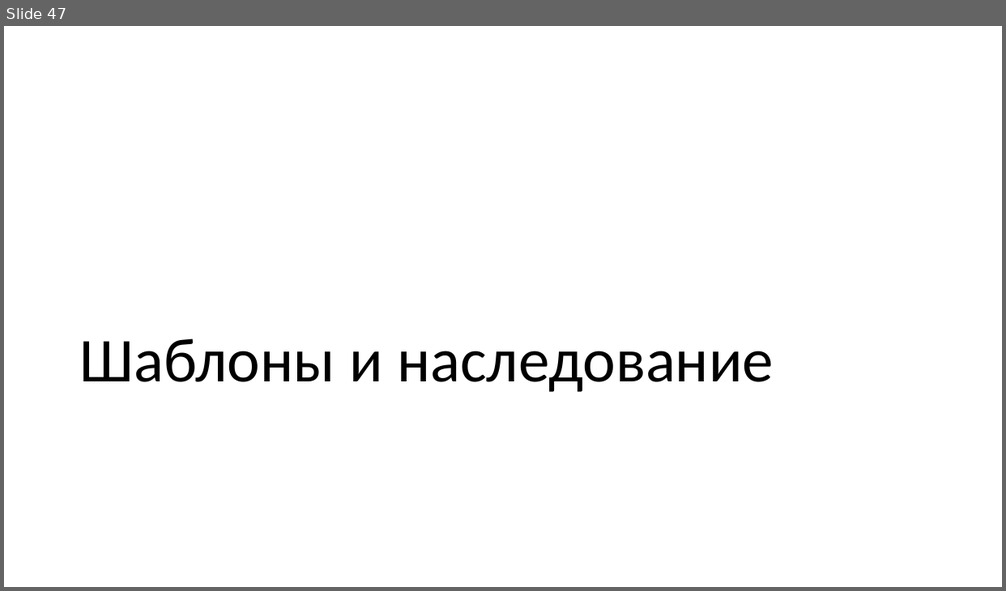
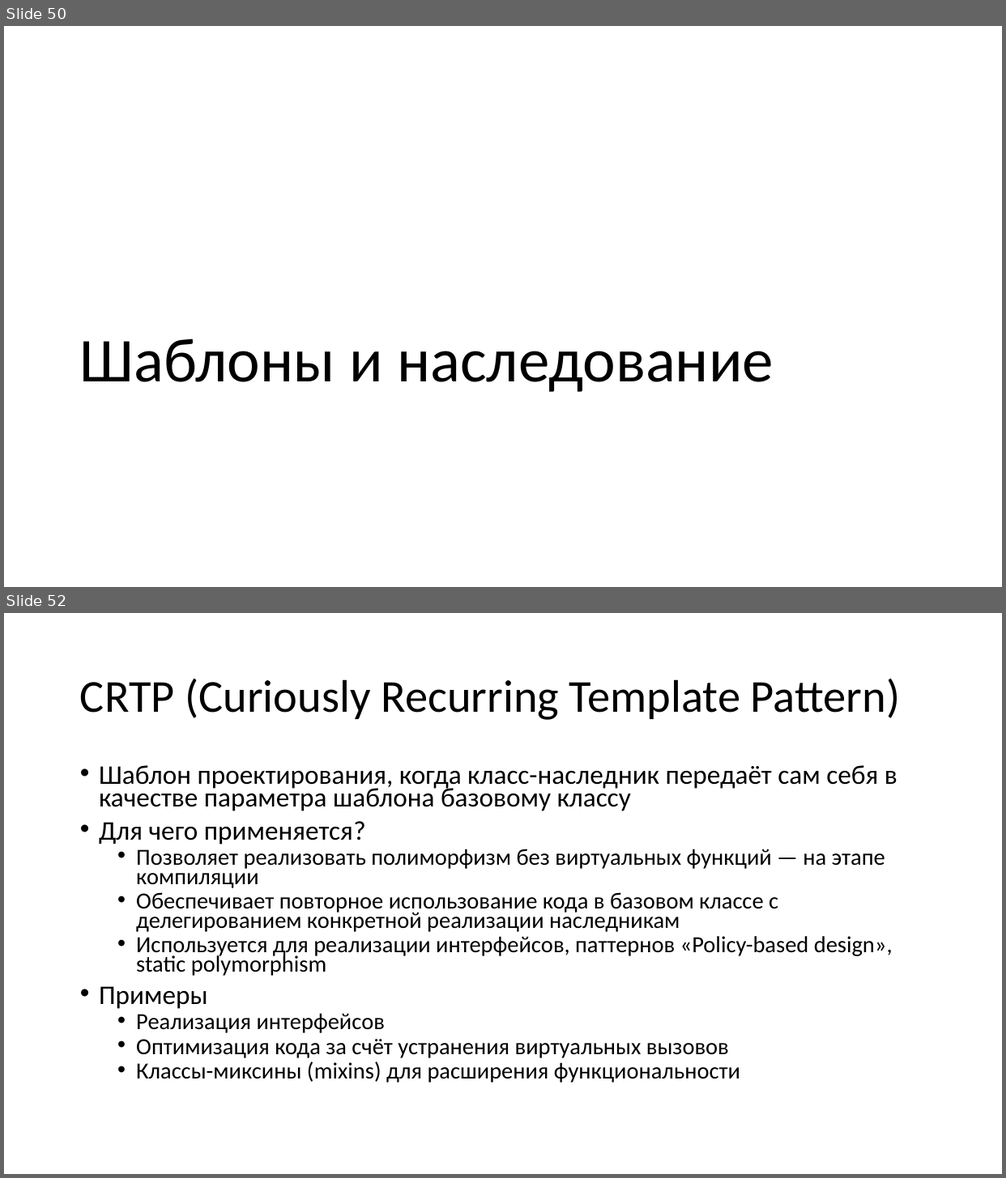
Before and after one commit to alexey-malov/oop, a slide deck: lectures/06/Обобщенное программирование, шаблоны.pptx. Shown one above the other, each under a label of ours: slide 47 before the commit, slides 50 and 52 after it; the slides between them are not shown. The pictures are 1006x591 and 1006x1178 pixels, drawn with LibreOffice and Linux fonts; fonts in the diff are those of the drawing. Boxes give left, top, right and bottom in pixels: in the first picture for what was removed or moved away, otherwise in the second. Text is boxed around its words. In the diff, an @@ line names an element or a change of style, - is before the commit and + after.

Commit message:
обновил примеры и лекции по теме Шаблоны

```diff
--- a/lectures/06/Обобщенное программирование, шаблоны.pptx
+++ b/lectures/06/Обобщенное программирование, шаблоны.pptx
@@ slide 52 added at box(4, 613, 1002, 1174), background #FFFFFF @@
@@ title added at box(80, 679, 900, 720), 44 pt, text #000000 @@
+CRTP (Curiously Recurring Template Pattern)
@@ text added at box(99, 765, 897, 1083), 22.2 pt, text #000000 @@
+• Шаблон проектирования, когда класс-наследник передаёт сам себя в качестве параметра шаблона базовому классу
+• Для чего применяется?
+  • Позволяет реализовать полиморфизм без виртуальных функций — на этапе компиляции
+  • Обеспечивает повторное использование кода в базовом классе с делегированием конкретной реализации наследникам
+  • Используется для реализации интерфейсов, паттернов «Policy-based design», static polymorphism
+• Примеры
+  • Реализация интерфейсов
+  • Оптимизация кода за счёт устранения виртуальных вызовов
+  • Классы-миксины (mixins) для расширения функциональности
@@ what was slide 47 is now slide 50 @@
```
Also in this commit, not shown: 18 slides changed, 15 other slides added, 3 slides removed, 21 other files.
